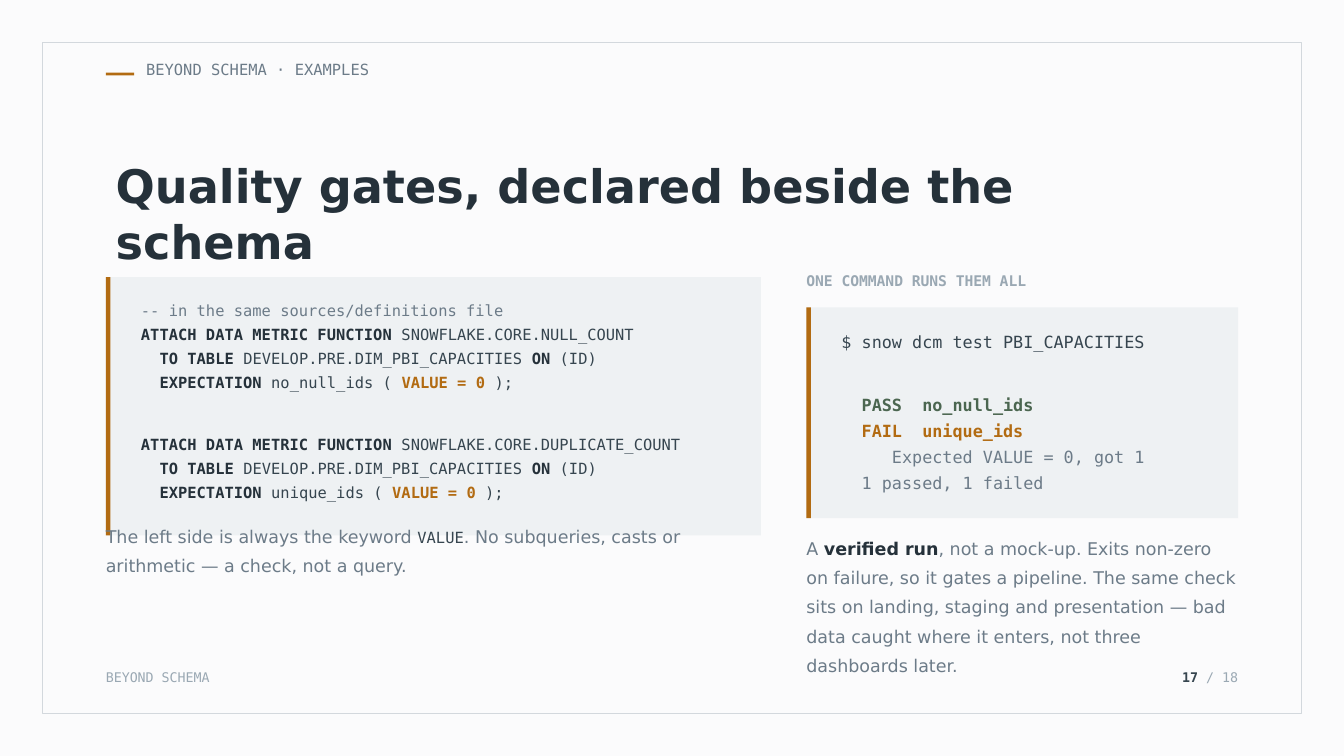
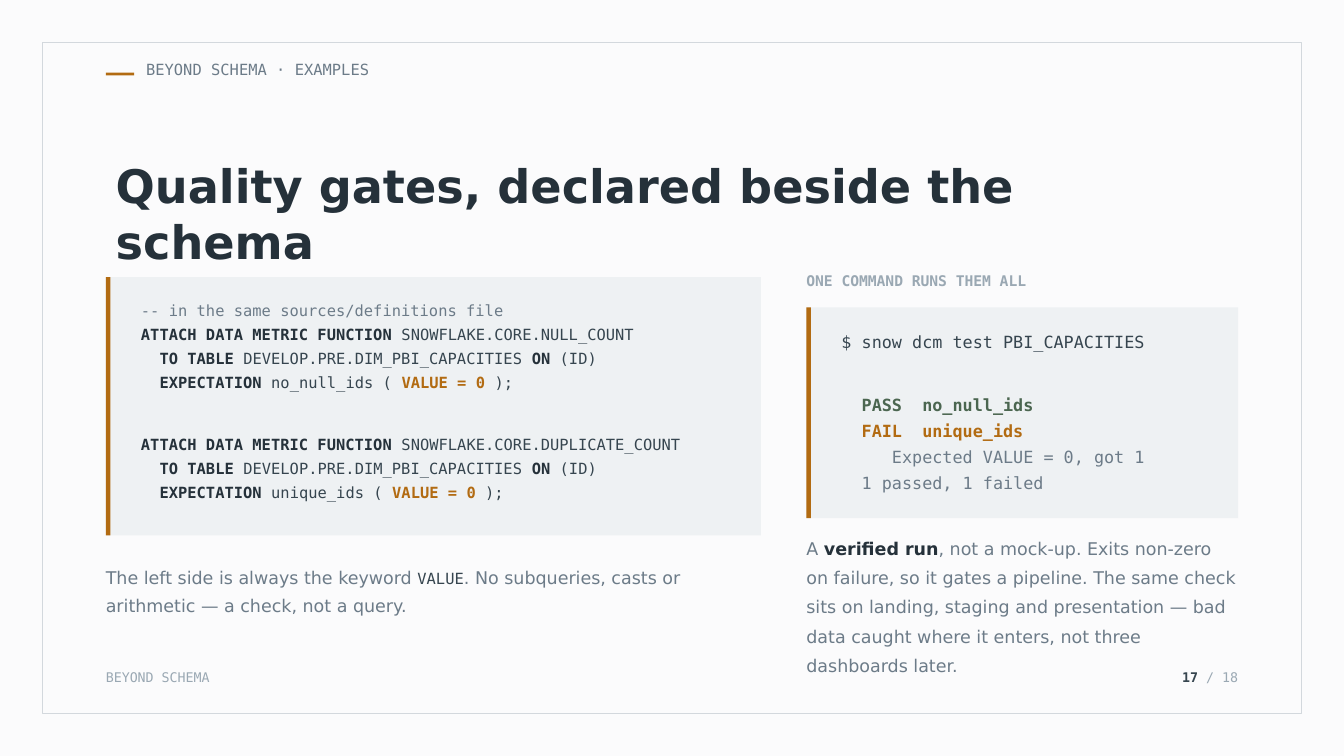
Before and after one commit to Codefordataengg/DMC_PBI, a slide deck: slide 17 of docs/DCM_Presentation.pptx. Drawn at 1344x756 pixels with LibreOffice and Linux fonts; fonts in the diff are those of the drawing. Boxes give left, top, right and bottom in pixels: in the first picture for what was removed or moved away, otherwise in the second. Text is boxed around its words. In the diff, an @@ line names an element or a change of style, - is before the commit and + after.

```diff
--- a/docs/DCM_Presentation.pptx
+++ b/docs/DCM_Presentation.pptx
@@ text "The left side is always ...": place and size @@
-text "The left side is always ..." at box(106, 530, 680, 576)
+text "The left side is always ..." at box(106, 570, 680, 616)
```
Also in this commit, not shown: 1 other slide changed, 2 other files.
